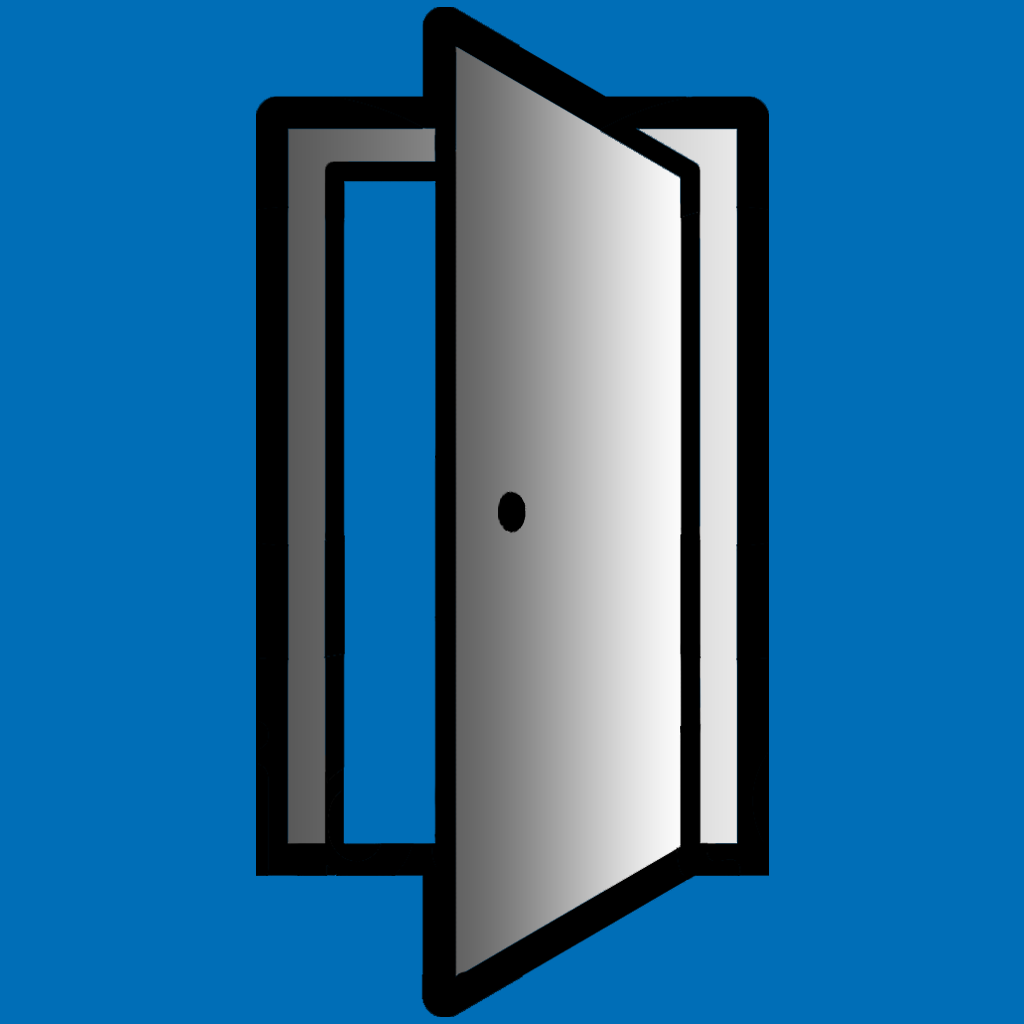
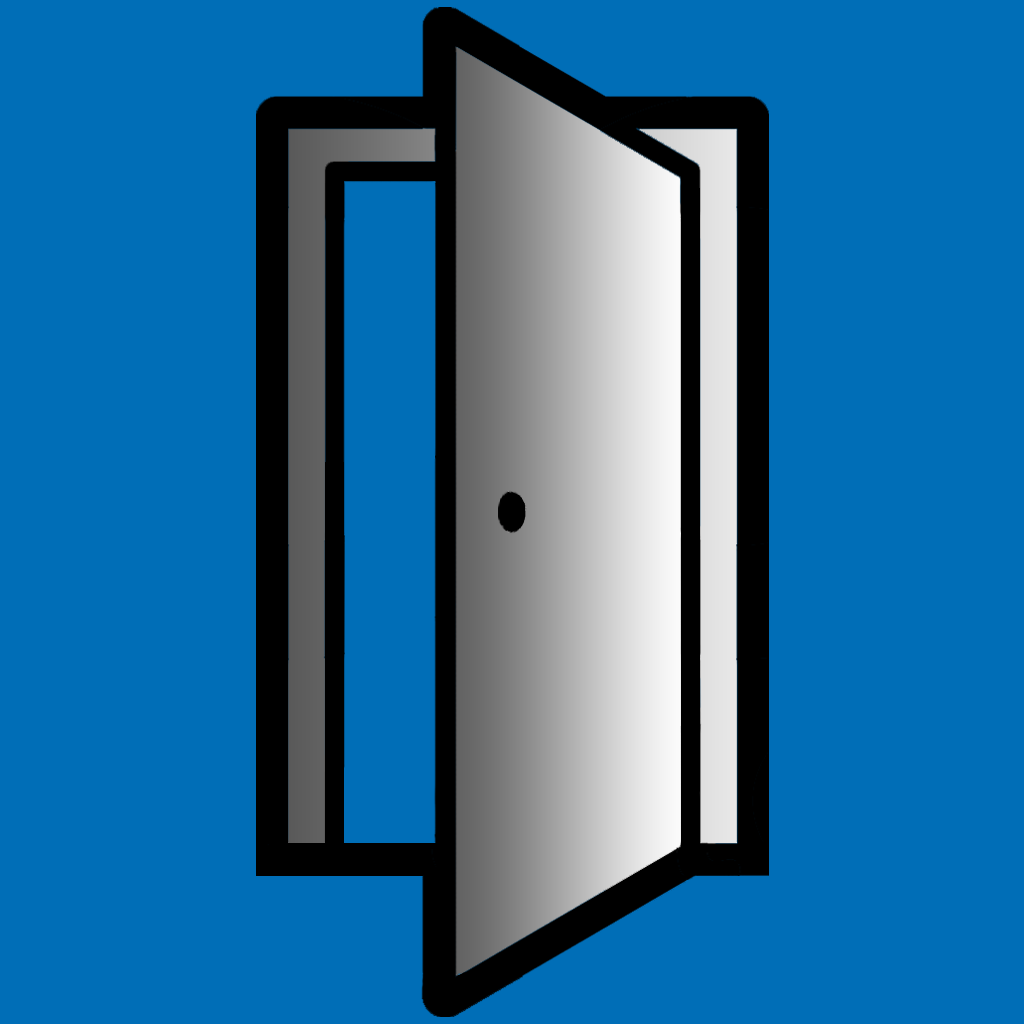
The second 1024 × 1024 image is a revision of the first. Changes to its layers:
moved "Frame" above "Doorknob", painted on it over (256, 7, 738, 988)
